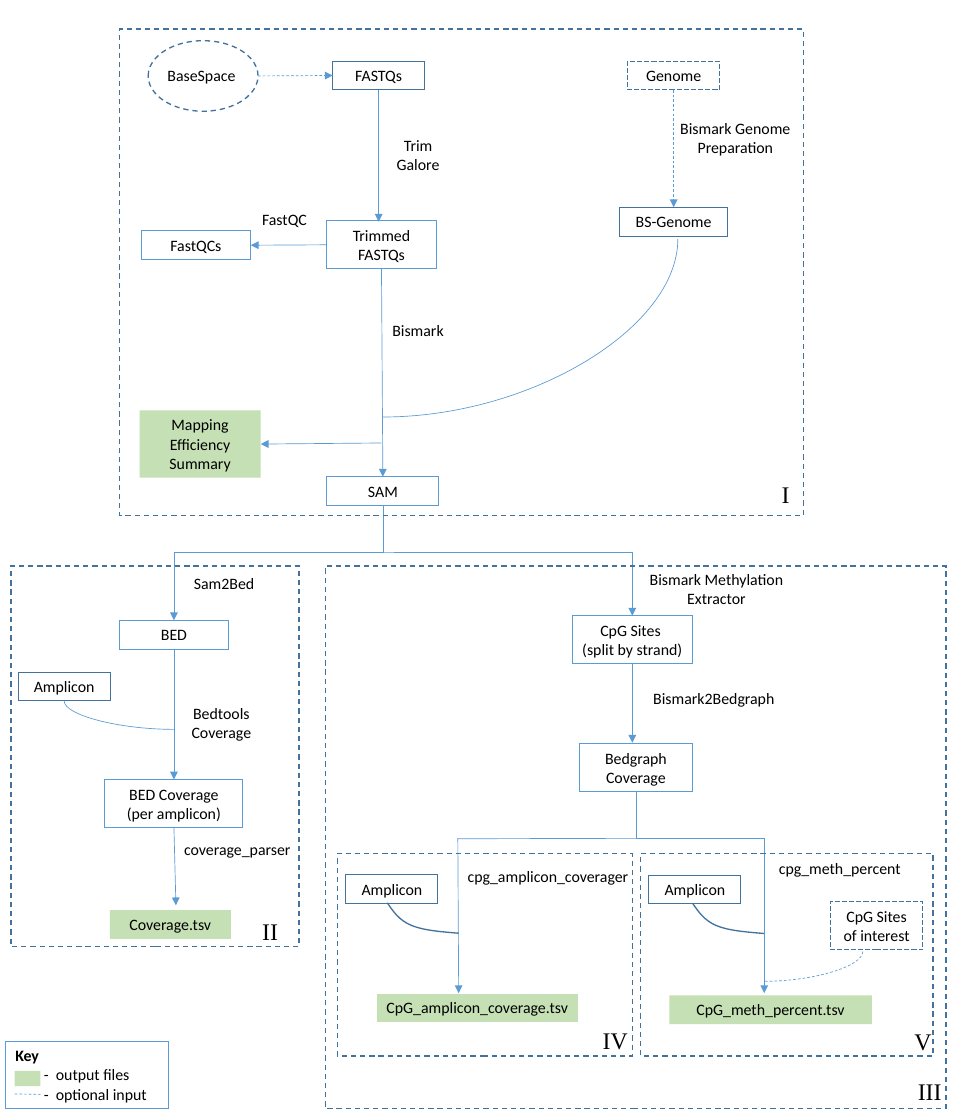
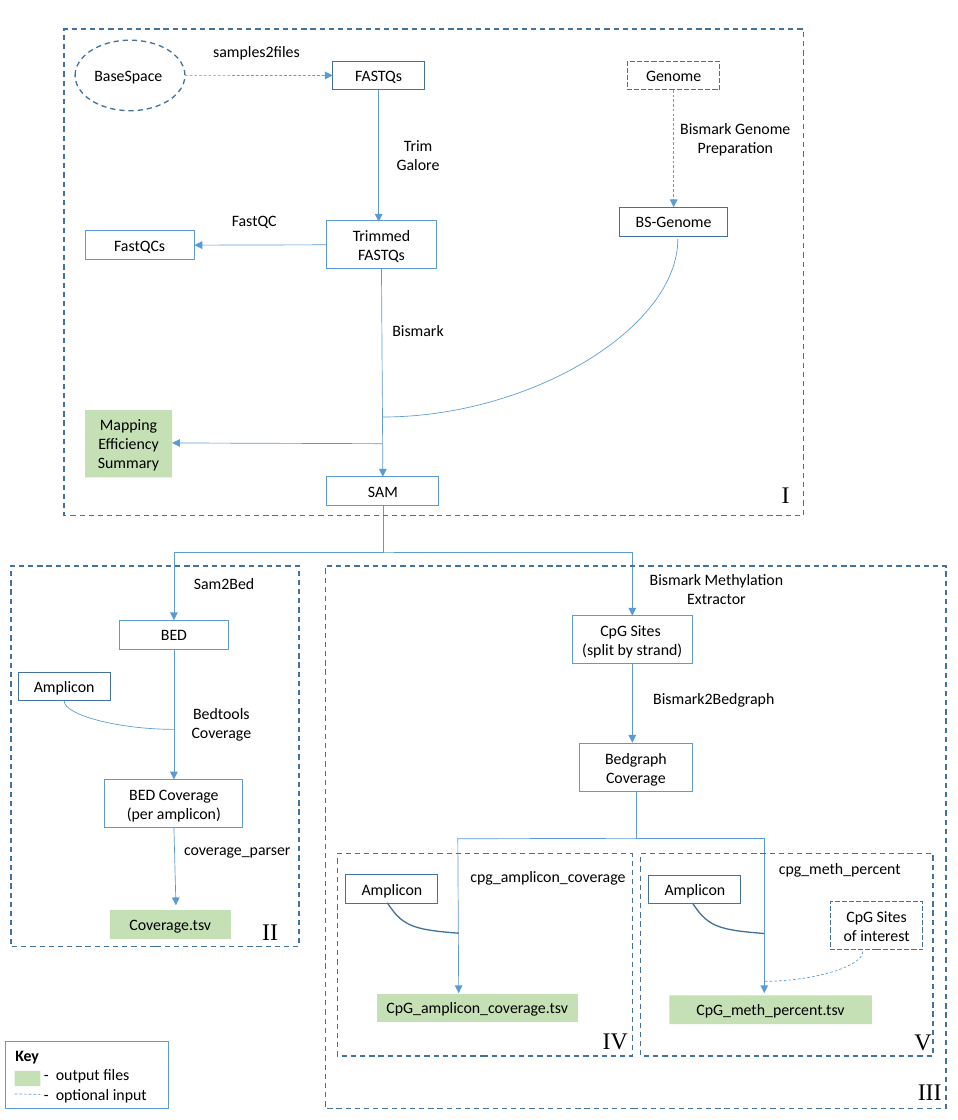
Before and after one commit to superDross/MethyCoverageParser, a slide deck: slide 1 of docs/MethyCoverageParser_Image.pptx. Drawn at 958x1120 pixels with LibreOffice and Linux fonts; fonts in the diff are those of the drawing. Boxes give left, top, right and bottom in pixels: in the first picture for what was removed or moved away, otherwise in the second. Text is boxed around its words. In the diff, an @@ line names an element or a change of style, - is before the commit and + after.

```diff
--- a/docs/MethyCoverageParser_Image.pptx
+++ b/docs/MethyCoverageParser_Image.pptx
@@ rectangle: place and size @@
-rectangle at (119, 29, 804, 515)
+rectangle at (64, 29, 803, 515)
@@ ellipse: place and size @@
-ellipse at (149, 41, 258, 111)
+ellipse at (75, 40, 185, 110)
@@ text added at (213, 46, 300, 60), 12 pt, text #000000 @@
+samples2files
@@ text "BaseSpace": place and size @@
-text "BaseSpace" at (167, 70, 235, 84)
+text "BaseSpace" at (94, 70, 162, 84)
@@ arrow moved from (258, 76) - (332, 75) to (185, 75) - (332, 75) @@
@@ text "FastQC": place and size @@
-text "FastQC" at (262, 214, 307, 227)
+text "FastQC" at (232, 215, 277, 228)
@@ rectangle "FastQCs": place and size @@
-rectangle "FastQCs" at (141, 230, 250, 259)
+rectangle "FastQCs" at (85, 230, 194, 259)
@@ arrow moved from (327, 245) - (250, 245) to (327, 245) - (194, 245) @@
@@ rectangle "Mapping Efficiency Summary": place and size @@
-rectangle "Mapping Efficiency Summary" at (140, 410, 261, 478)
+rectangle "Mapping Efficiency Summary" at (85, 410, 171, 478)
@@ arrow moved from (382, 443) - (261, 444) to (383, 444) - (172, 443) @@
@@ text at (470, 871, 625, 885): text changed @@
-cpg_amplicon_coverager
+cpg_amplicon_coverage
```
Also in this commit, not shown: 2 other files.
